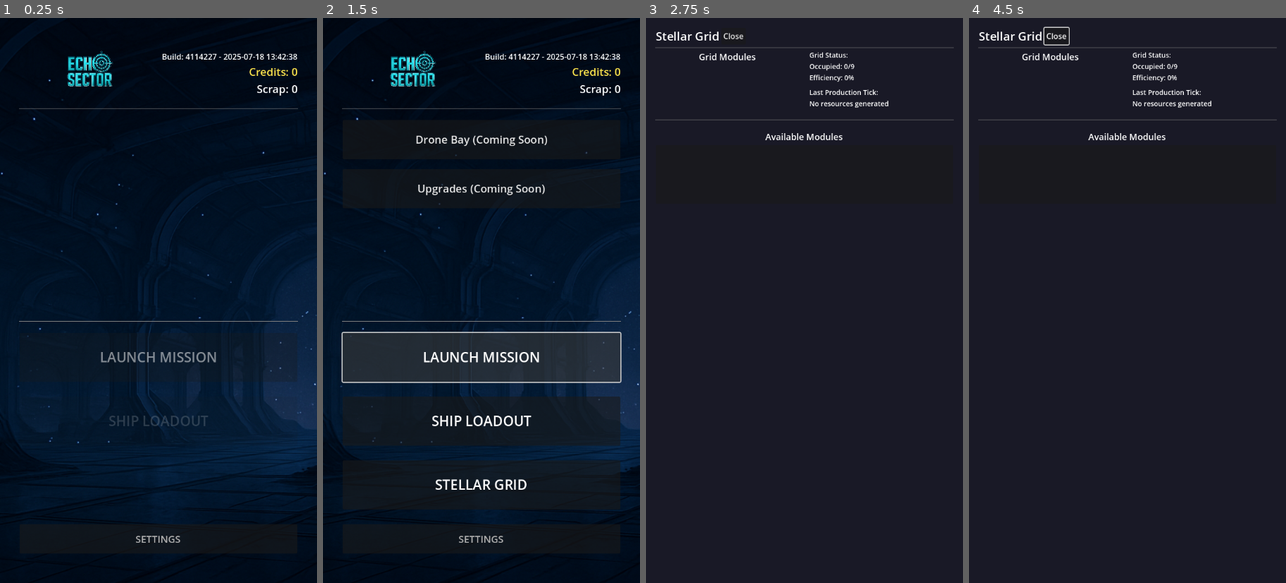
Above: before the commit, frames 1-4 (left to right).
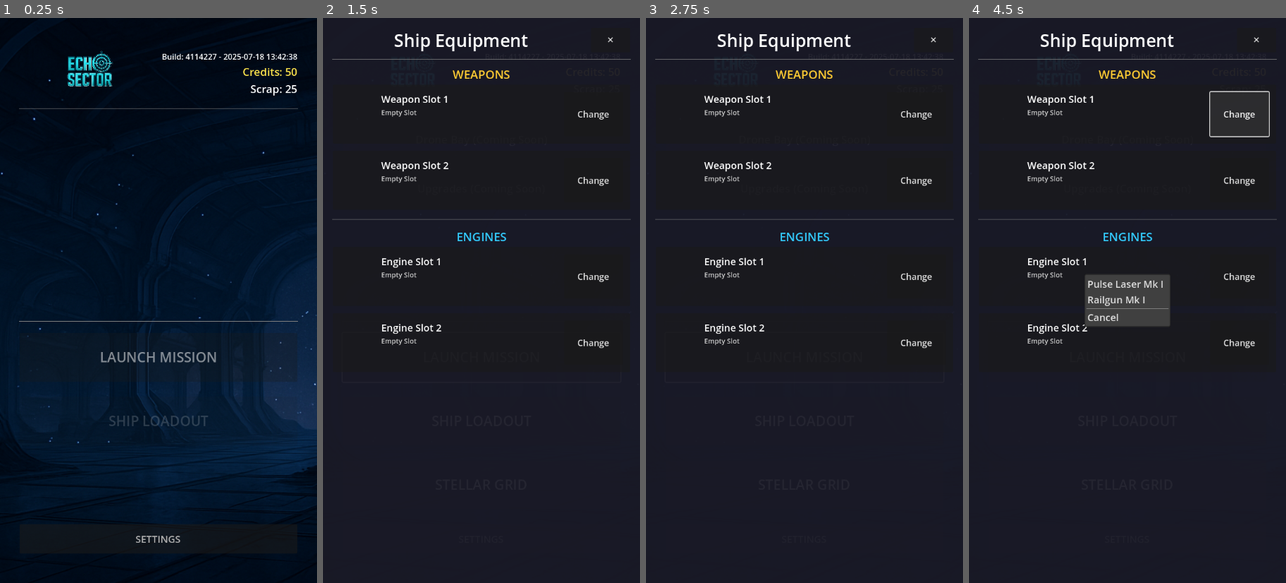
Above: after the commit, the same moments.

Repository: samjhill/echo-sector
Game: Godot game, scene res://scenes/menus/hangar.tscn
Same seed, same stepped clock (60 frames per second), same inputs: the game is played once before the commit and once after it.
Inputs (mouse positions are in pixels of both pictures, inside the frame that each line leads up to):
- Up to frame 1 (0.25 s): no input
- Up to frame 2 (1.5 s): click "LAUNCH MISSION" at 0.5 s; click "LAUNCH MISSION" at 1.25 s
- Up to frame 3 (2.75 s): click "STELLAR GRID" at 2 s
- Up to frame 4 (4.5 s): click "Close" (after the commit: "✕") at 2.75 s; click "SHIP LOADOUT" at 3.5 s; click (1238, 114) at 4.25 s, where only the run after the commit has a clickable "Change"

The runs differ from the first frame. In frame 1, 0.3% of the frame differs, in the area x 76-94%, y 8-14%; in frame 2, 25%, in the area x 0-100%, y 0-100%; in frame 3, 3.3%; in frame 4, 5.9%.
Error before the commit: Parse Error: Class "Logger" hides an autoload singleton. (res://scripts/core/logger.gd:2)

Commit message:
more logger fixes

Diff:
--- a/scripts/core/logger.gd
+++ b/scripts/core/logger.gd
@@ -1,5 +1,4 @@
-extends RefCounted
-class_name Logger
+extends Node
 
 enum LogLevel {
 	DEBUG,
